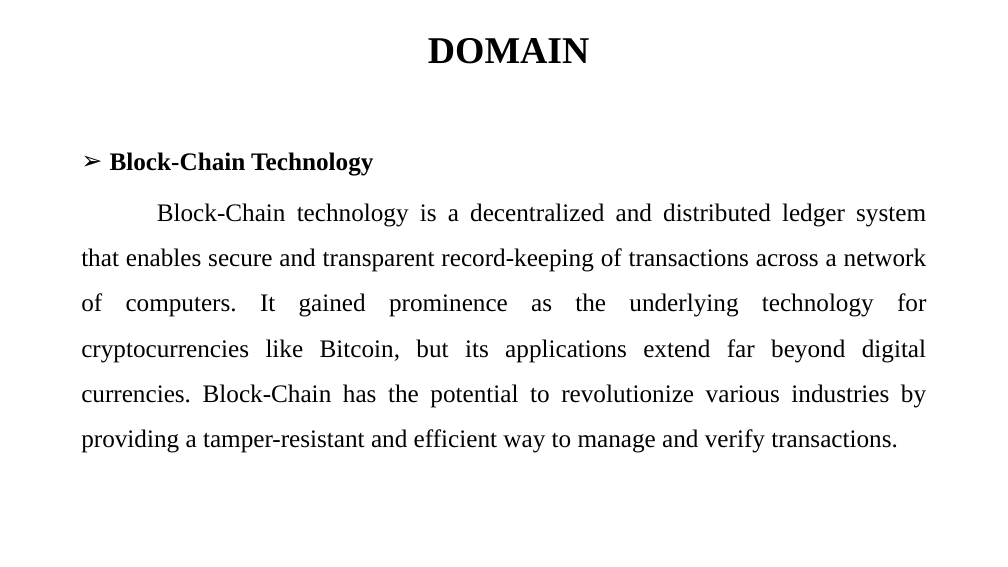
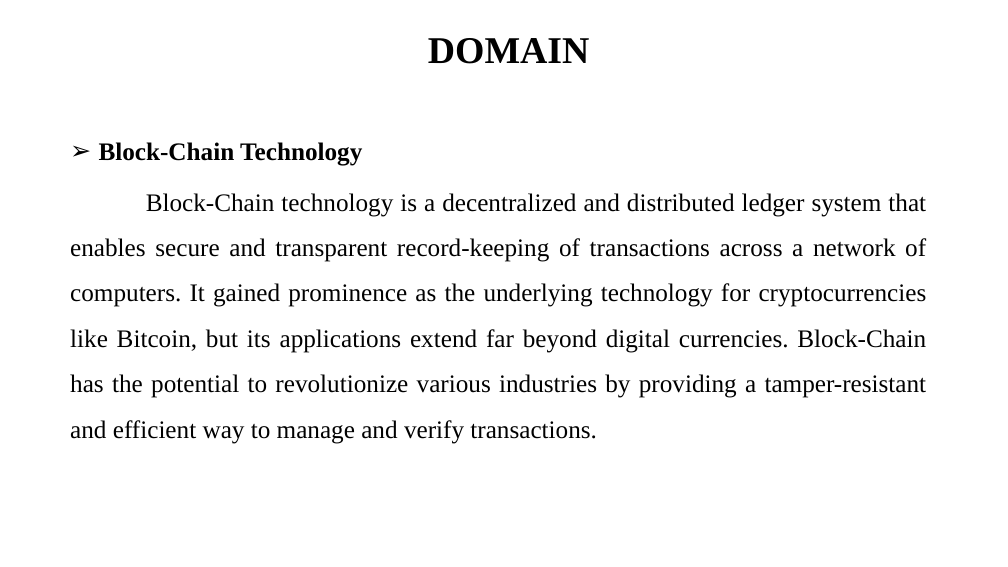
Before and after one commit to i-am-smf/Secure-Chat-using-Blockchain, a slide deck: slide 2 of DOCS/First Review.pptx. Drawn at 1008x567 pixels with LibreOffice and Linux fonts; fonts in the diff are those of the drawing. Boxes give left, top, right and bottom in pixels: in the first picture for what was removed or moved away, otherwise in the second. Text is boxed around its words. In the diff, an @@ line names an element or a change of style, - is before the commit and + after.

```diff
--- a/DOCS/First Review.pptx
+++ b/DOCS/First Review.pptx
@@ text "Block-Chain Technology" rewrapped from [81,152,927,453] to [70,142,927,444] @@
```
Also in this commit, not shown: 8 other slides changed, 2 other files.
